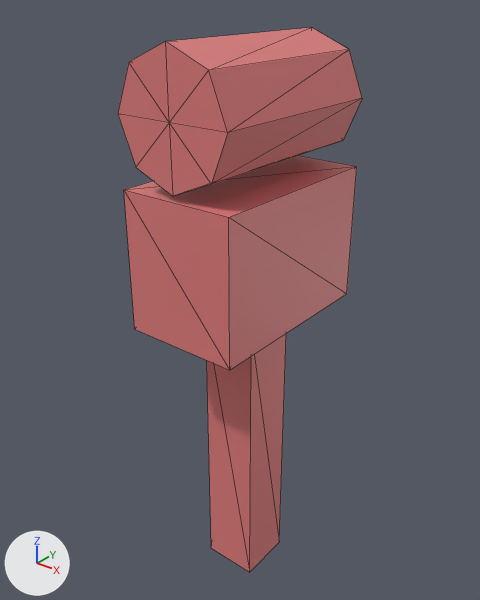
A saved change to the glTF model public/studio/v2.15.0/d_mailbox/model.glb.
Camera for both pictures: a camera (50 mm lens) standing at (1.89, -2.41, 3.09) and looking at (-0.08, 0.04, 1.57). The lights are fixed; the arrows at lower left show +X, +Y and +Z. The first picture is the older version. Mesh edges are drawn as thin lines. Where no turn or scale is listed for an object, it has been applied to the vertices.

Objects in the first picture: 'part0', 'part1', 'part2'.
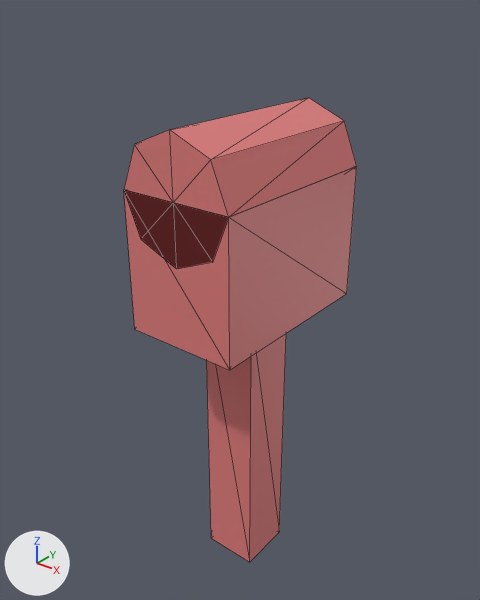
Boxes (x1, y1, x2, y2) around the edits, measured in the pictures (480 x 600 px):
'part2', moved: before (118, 27, 362, 196); after (124, 98, 357, 269)
'part0', moved: before (207, 334, 286, 572); after (207, 334, 286, 562)

The change, as a list of edits to the scene's bpy script:
```text
Change me_geometry_0:
    used by ob_part0; location = (0.0, 0.0, 0.0)
    remove me_geometry_0.from_pydata(...)  # 8 vertices, 12 faces; spans x -0.15..0.15, y -0.15..0.15, z -0.08..1.52
    add me_geometry_0.from_pydata(...)  # 8 vertices, 12 faces; spans x -0.15..0.15, y -0.15..0.15, z 0.0..1.6
    me_geometry_0 part 1: the whole mesh is moved by (0.0, 0.0, 0.08)
Change me_geometry_2:
    used by ob_part2; location = (0.0, 0.0, 0.0)
    remove me_geometry_2.from_pydata(...)  # 18 vertices, 32 faces; spans x -0.3..0.3, y -0.5..0.5, z 2.278..2.878
    add me_geometry_2.from_pydata(...)  # 18 vertices, 32 faces; spans x -0.3..0.3, y -0.5..0.5, z 1.95..2.55
    me_geometry_2 part 2: the whole mesh is moved by (0.0, 0.0, -0.328)
```
